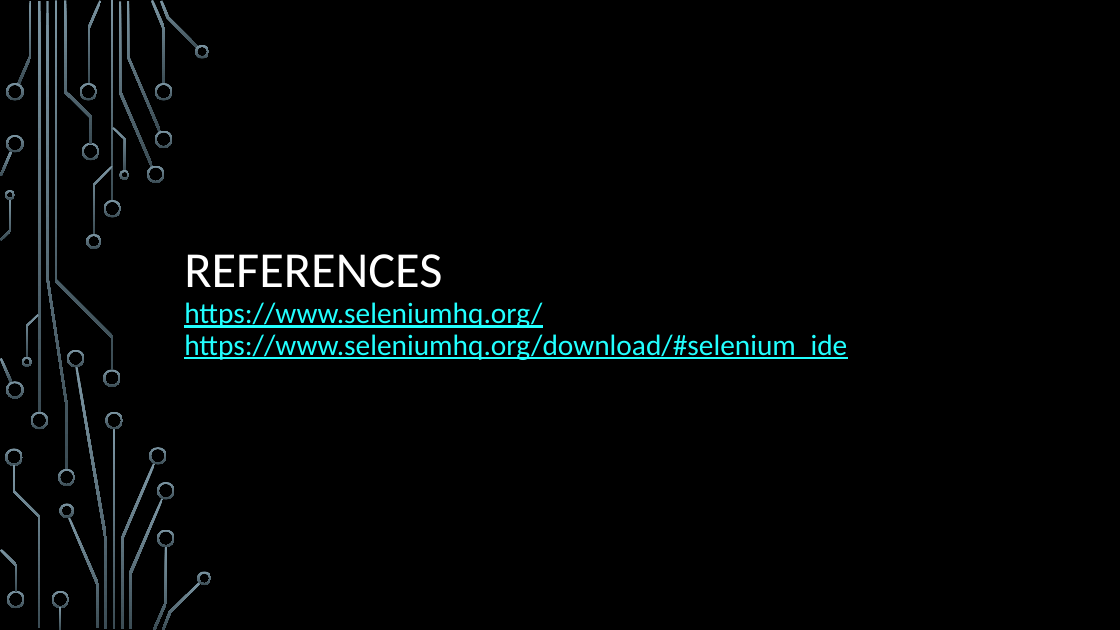
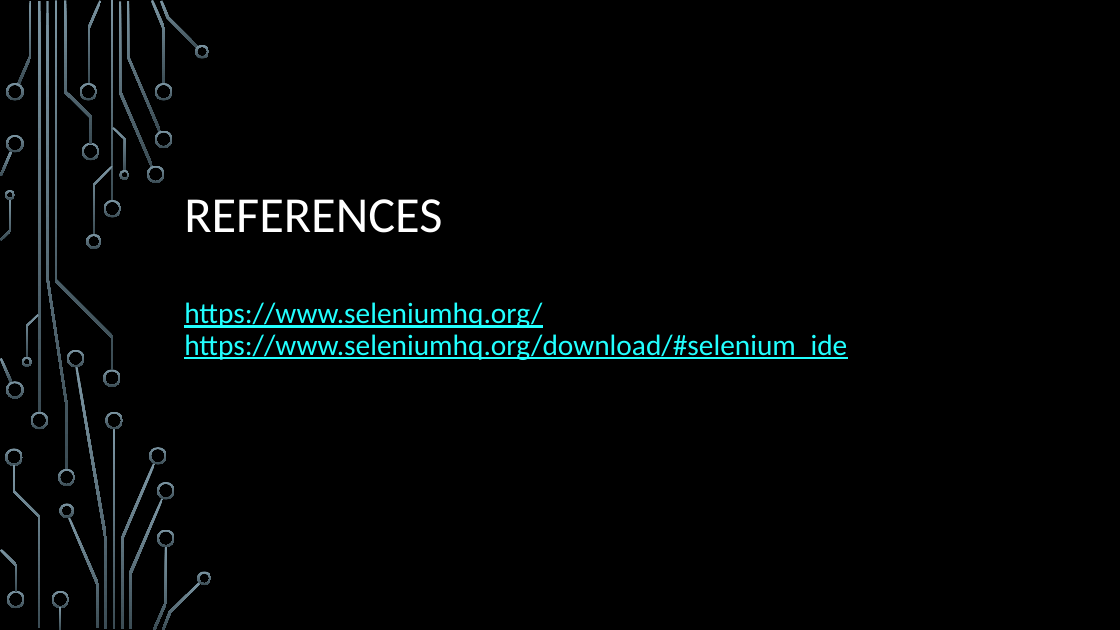
Before and after one commit to oskarCv/Selenium, a slide deck: slide 4 of Selenium/SeleniumFromScratch.pptx. Drawn at 1120x630 pixels with LibreOffice and Linux fonts; fonts in the diff are those of the drawing; background and template pictures are left out. Boxes give left, top, right and bottom in pixels: in the first picture for what was removed or moved away, otherwise in the second. Text is boxed around its words. In the diff, an @@ line names an element or a change of style, - is before the commit and + after.

```diff
--- a/Selenium/SeleniumFromScratch.pptx
+++ b/Selenium/SeleniumFromScratch.pptx
@@ title "REFERENCES https://www.seleniumhq.org/ https://www.seleniumh ..." rewrapped from (184, 254, 847, 360) to (184, 199, 847, 360) @@
```
Also in this commit, not shown: 8 other slides changed, 4 other files.
